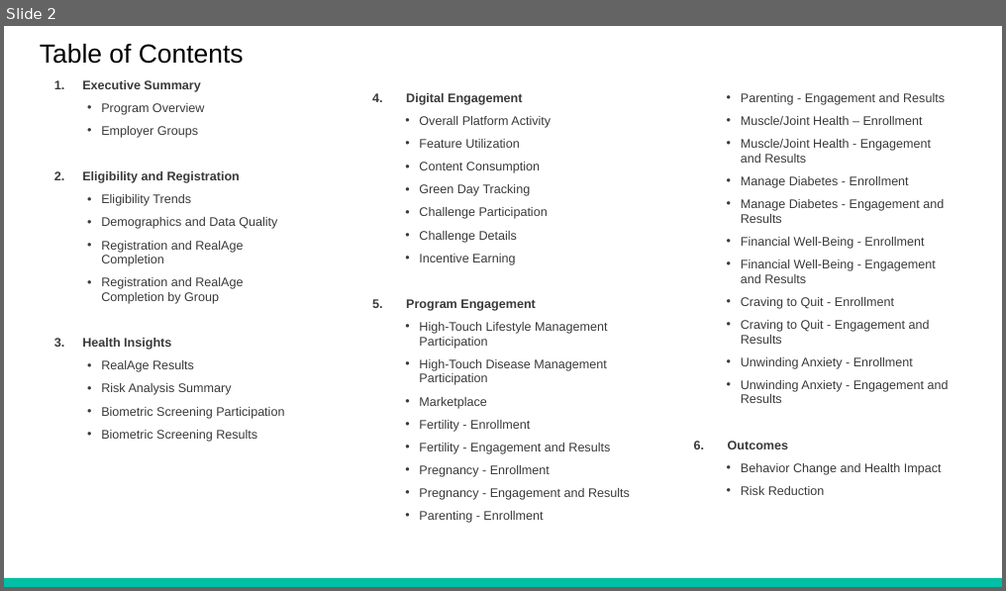
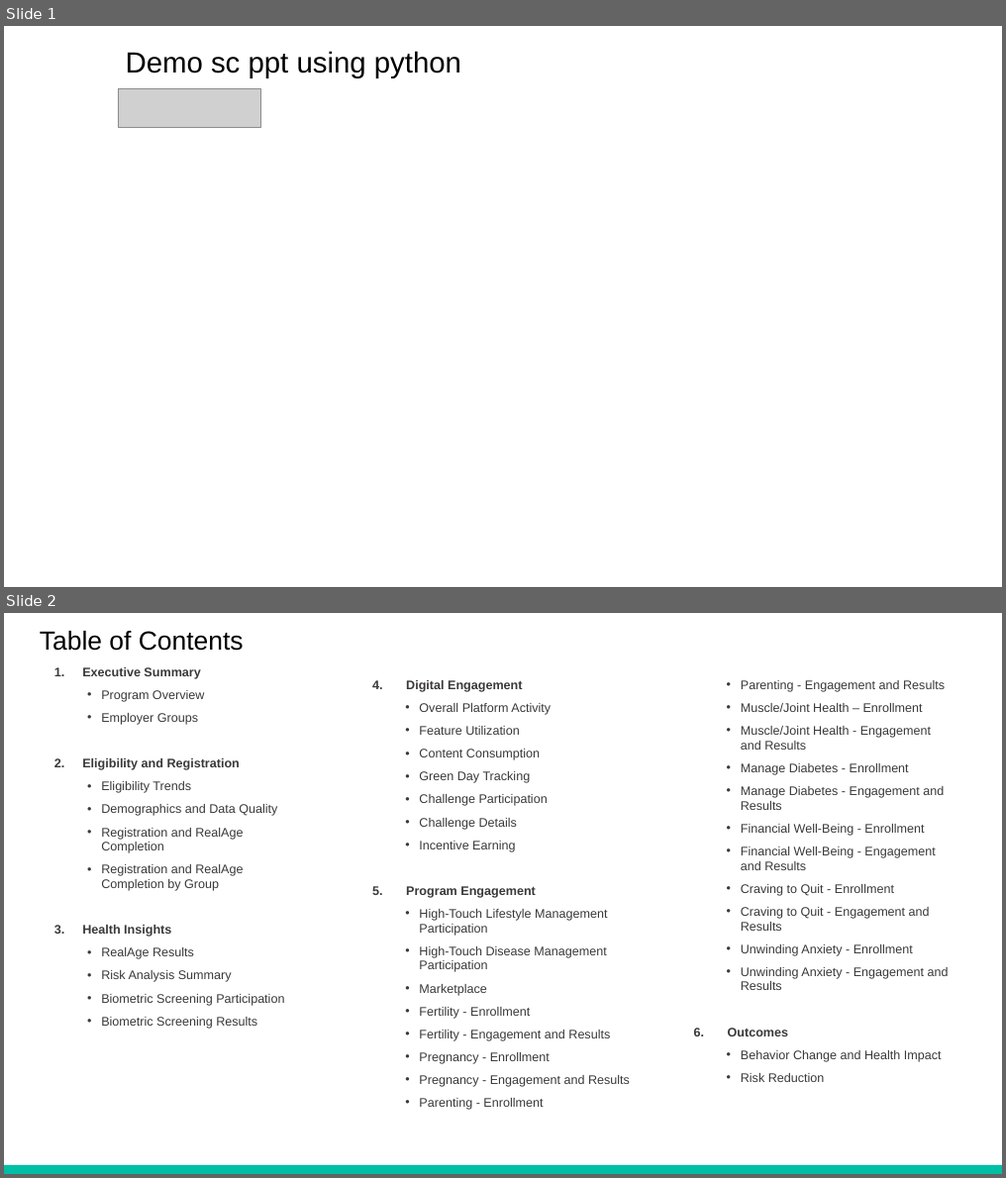
Before and after one commit to Abhinavk1243/python-learning, a slide deck: scripts/ppt_generation/ppts/output_4.pptx. Shown one above the other, each under a label of ours: slide 2 before the commit, slides 1 and 2 after it. The pictures are 1006x591 and 1006x1178 pixels, drawn with LibreOffice and Linux fonts; fonts in the diff are those of the drawing; grey boxes stand for pictures; background and template pictures are left out. Boxes give left, top, right and bottom in pixels: in the first picture for what was removed or moved away, otherwise in the second. Text is boxed around its words. In the diff, an @@ line names an element or a change of style, - is before the commit and + after.

```diff
--- a/scripts/ppt_generation/ppts/output_4.pptx
+++ b/scripts/ppt_generation/ppts/output_4.pptx
@@ slide 1 added at [4, 26, 1002, 587], background #FFFFFF @@
@@ title added at [126, 51, 461, 78], 28 pt, text #000000 @@
+Demo sc ppt using python
@@ picture added at [118, 89, 261, 128] @@
```
Also in this commit, not shown: 1 slide changed, 1 slide removed, 11 other files.
